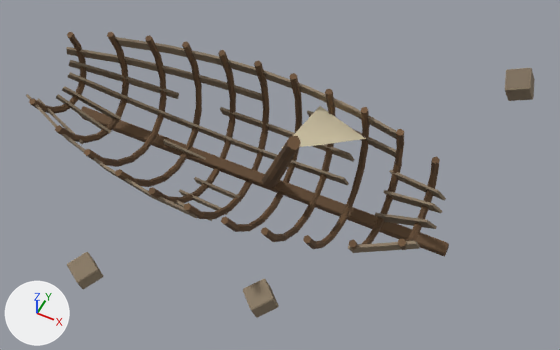
What one commit did to the glTF model game/assets/gebaeude/schiffswrack.gltf.
One viewpoint serves both versions: a 50 mm lens placed at (5.14, -9.77, 11.71), pointed at (0.43, -0.36, -0.06). Every picture has the same lights, and +X, +Y and +Z are marked at lower left. The picture after the commit comes second. Vertices at exactly the same position are counted once.

Objects in the first picture: 'Schiffswrack'.
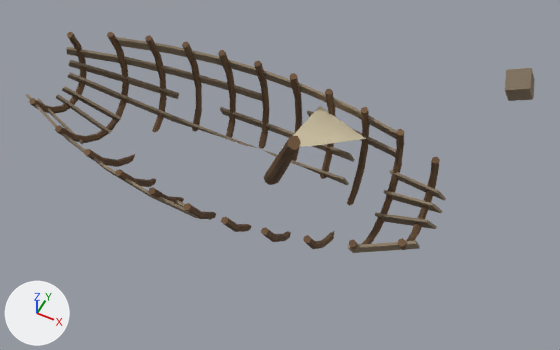
What differs and where, as boxes (x1, y1, x2, y2) in the pictures (560 x 350 px):
'Schiffswrack', reshaped (23% shorter): before (26, 32, 535, 318); after (26, 32, 535, 253)
part 1 of me_schiffswrack, deleted: before (67, 133, 351, 318)
part 2 of me_schiffswrack, deleted: before (80, 106, 449, 256)
part 3 of me_schiffswrack, cut back: (118, 109, 358, 245) in both

Patch to the scene script:
```diff
--- a/game/assets/gebaeude/schiffswrack.gltf.py
+++ b/game/assets/gebaeude/schiffswrack.gltf.py
@@ me_schiffswrack @@
 # used by ob_schiffswrack; location = (0.0, 0.0, 0.0)
-me_schiffswrack.from_pydata(...)  # 1774 vertices, 2930 faces; spans x -4.52..4.52, y -3.64..3.4, z -1.98..2.58
+me_schiffswrack.from_pydata(...)  # 1438 vertices, 2274 faces; spans x -4.31..4.52, y -2.74..3.4, z 0.0..2.58
+# me_schiffswrack part 1: 23 loose pieces with 288 vertices, spanning x -2.99..2.08, y -3.64..0.08, z -1.98..0.0, are deleted
+# me_schiffswrack part 2
+# 24 vertices are removed from x -4.52..4.03, y -0.53..-0.22, z -0.58..-0.24
+# 44 faces are deleted
+# me_schiffswrack part 3
+# 107 vertices are removed from x -2.56..2.08, y -2.0..0.18, z -0.37..0.0
+# 333 faces are deleted
+# 4 vertices in x -1.06..0.56, y -0.03..-0.01, z -0.15 move by (0.0, 0.08, 0.15)
+# 41 vertices move from x -2.54..2.08, y -1.98..0.1, z -0.31..-0.01 to x -2.54..2.08, y -2.0..0.22, z 0.0
+# 52 vertices are added at x -2.56..2.08, y -2.04..0.07, z 0.0
+# 10 new vertices lie (0.07, -0.02, 0.0) away from vertices in x -2.54..1.99, y -1.89..-0.48, z -0.14..-0.01
+# 6 new vertices lie (-0.04, 0.11, 0.0) away from vertices in x -2.52..1.98, y -1.39..-1.34, z -0.31..-0.09
+# 5 new vertices lie (0.01, 0.07, 0.0) away from vertices in x -1.81..1.31, y -0.11..0.02, z -0.19..-0.02
+# 5 new vertices lie (0.06, -0.05, 0.0) away from vertices in x -1.81..1.19, y -0.09..0.02, z -0.19..-0.03
+# 5 new vertices lie (0.01, 0.08, 0.0) away from vertices in x -1.06..0.56, y -0.03..0.0, z -0.19..-0.15
+# 205 new faces join them
 me_schiffswrack.materials.append(mat_vorkommen)
```
